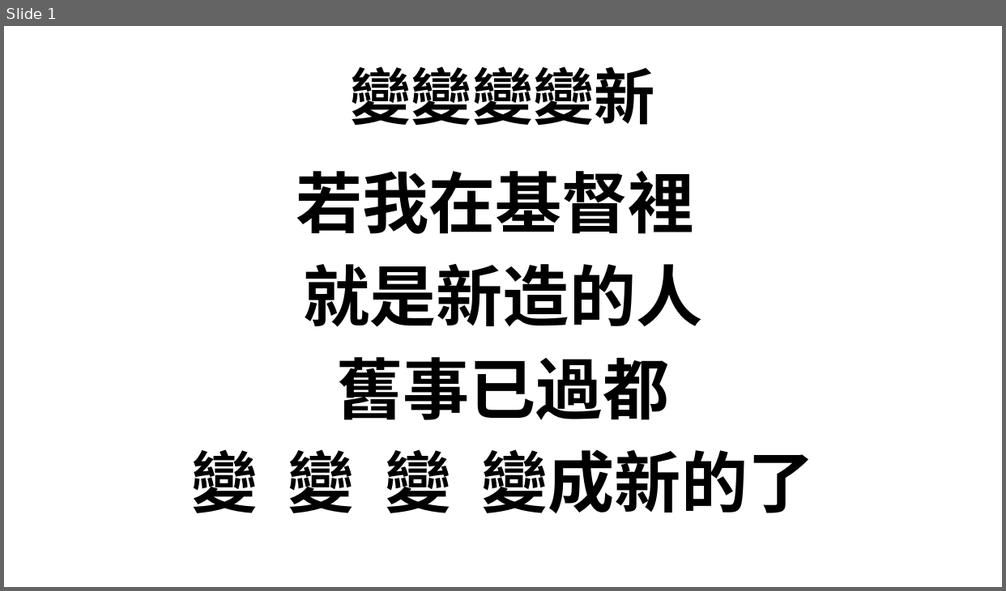
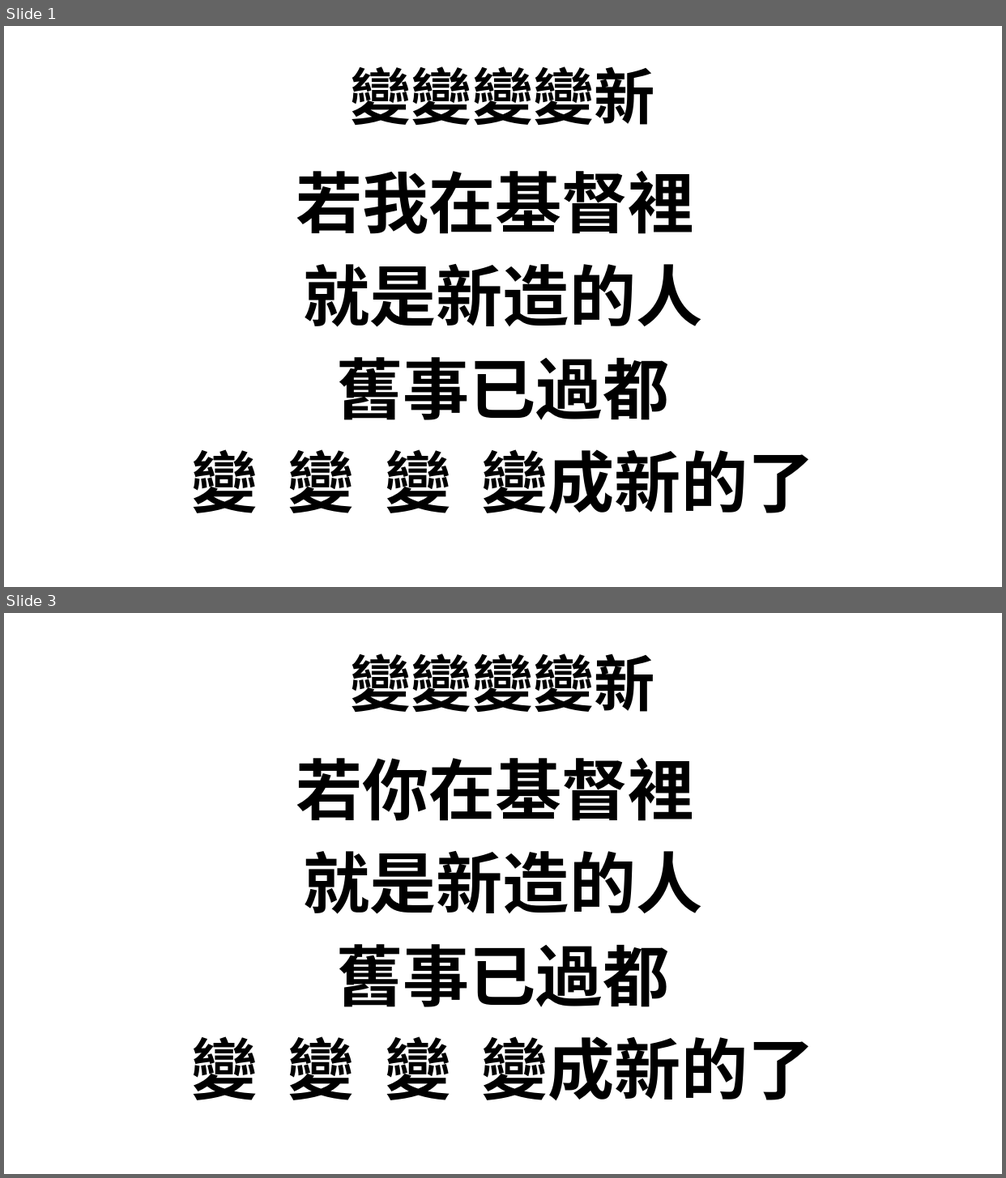
Before and after one commit to batisuoc/bible-school, a slide deck: 2022/9月_變變變變新.pptx. Shown one above the other, each under a label of ours: slide 1 before the commit, slides 1 and 3 after it; the slides between them are not shown. The pictures are 1006x591 and 1006x1178 pixels, drawn with LibreOffice and Linux fonts; fonts in the diff are those of the drawing; background and template pictures are left out. Boxes give left, top, right and bottom in pixels: in the first picture for what was removed or moved away, otherwise in the second. Text is boxed around its words. In the diff, an @@ line names an element or a change of style, - is before the commit and + after.

```diff
--- a/2022/9月_變變變變新.pptx
+++ b/2022/9月_變變變變新.pptx
@@ slide 3 added at [4, 613, 1002, 1174], background picture (left out) @@
@@ title added at [351, 653, 655, 712], 44 pt, text #000000, bold @@
+變變變變新
@@ text added at [192, 758, 815, 1101], 48 pt, text #000000, bold @@
+若你在基督裡
+就是新造的人
+舊事已過都
+變 變 變 變成新的了
```
Also in this commit, not shown: 1 slide changed, 1 other slide added, 3 other files.
